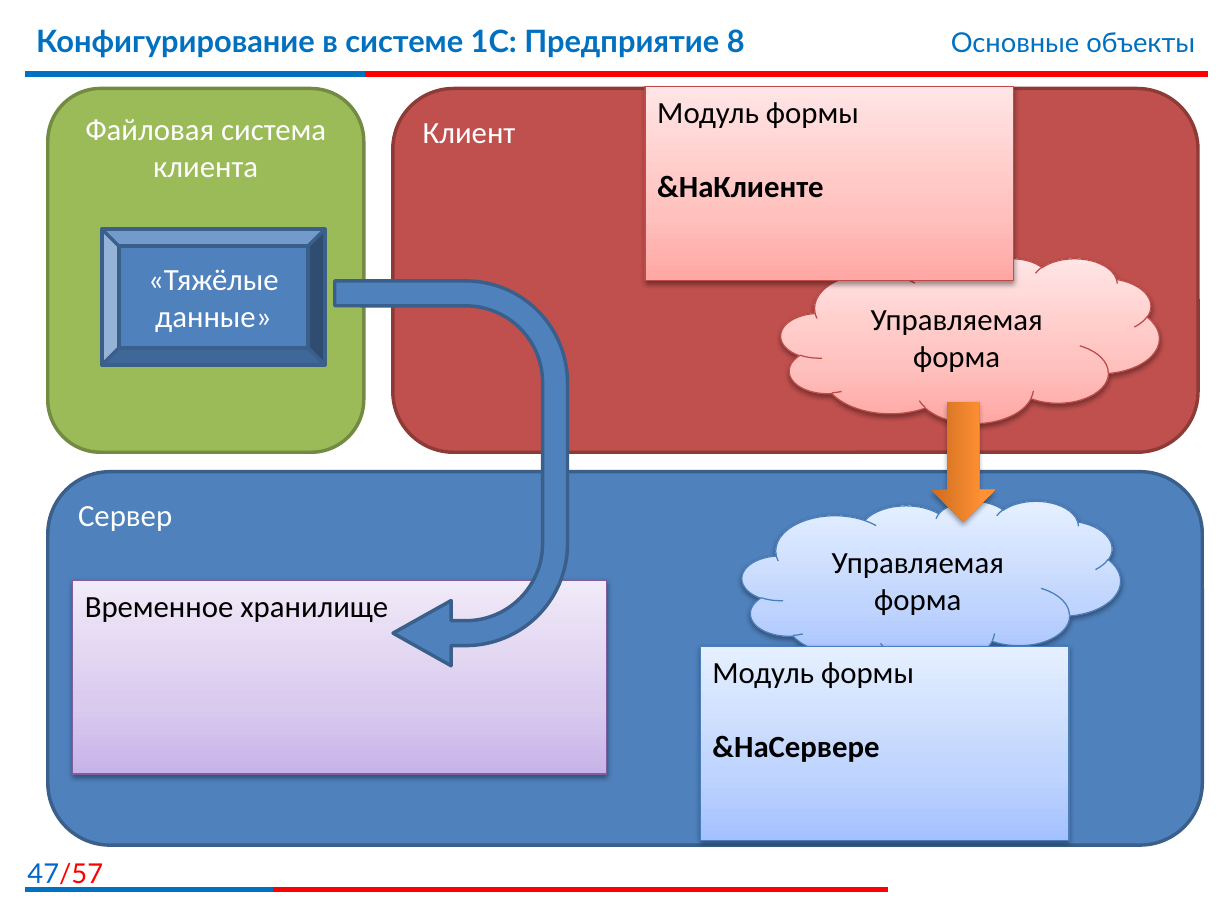
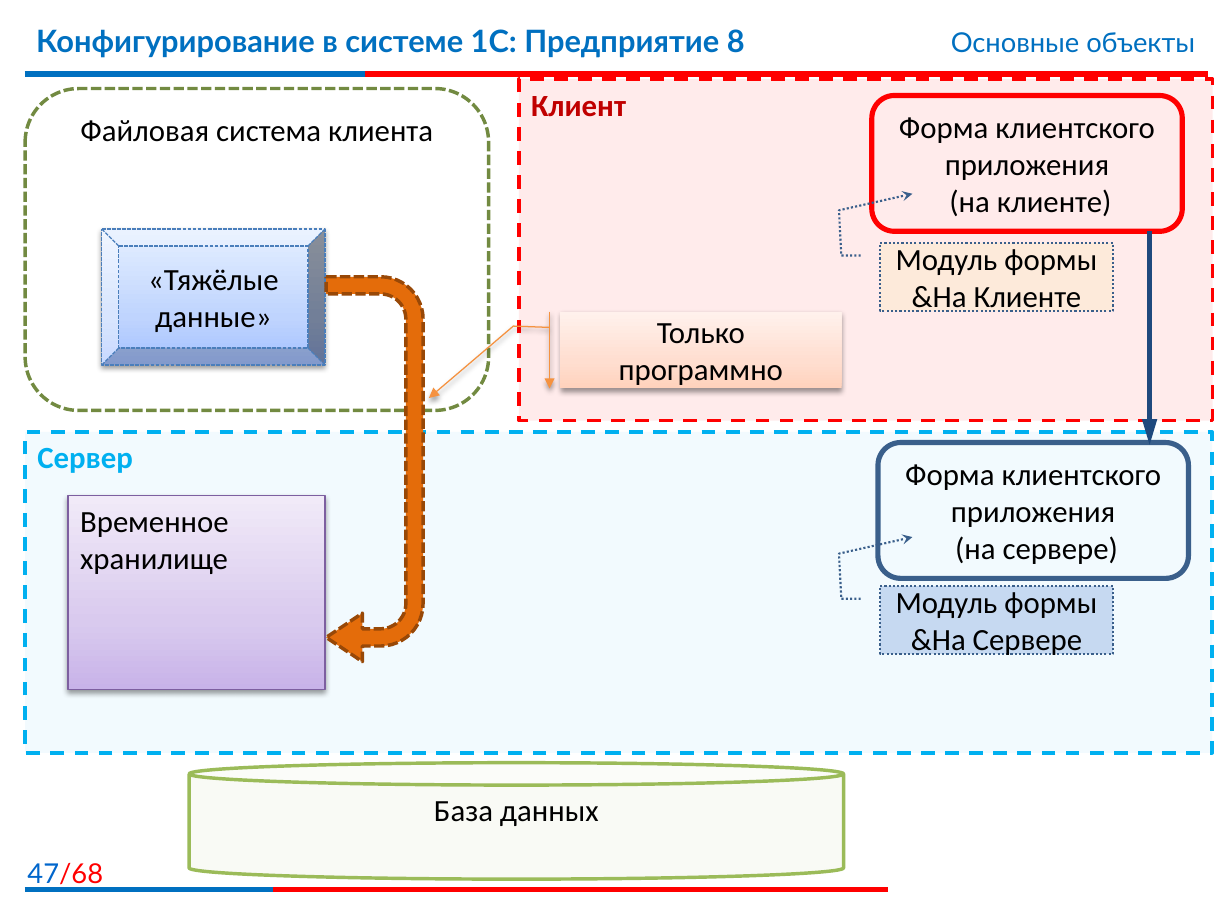
Before and after one commit to bestteacher-1c/documents_compl_kurs, a slide deck: slide 47 of Занятие_06/Иллюстрации6.pptx. Drawn at 1232x924 pixels with LibreOffice and Linux fonts; fonts in the diff are those of the drawing; background and template pictures are left out. Boxes give left, top, right and bottom in pixels: in the first picture for what was removed or moved away, otherwise in the second. Text is boxed around its words. In the diff, an @@ line names an element or a change of style, - is before the commit and + after.

```diff
--- a/Занятие_06/Иллюстрации6.pptx
+++ b/Занятие_06/Иллюстрации6.pptx
@@ rounded rectangle "Файловая система клиента" resized from (x1=48, y1=89, x2=363, y2=452) to (x1=25, y1=89, x2=488, y2=410) @@
@@ rounded rectangle "Файловая система клиента" at (x1=25, y1=89, x2=488, y2=410): text colour #FFFFFF to #000000; fill #9BBB59 to none; outline #738A42 2 pt to #738A42 2 pt dashed @@
@@ rectangle "Клиент" resized from (x1=393, y1=89, x2=1199, y2=452) to (x1=519, y1=79, x2=1212, y2=420) @@
@@ rectangle "Клиент" at (x1=519, y1=79, x2=1212, y2=420): text colour #FFFFFF to #C00000, bold on; rounded rectangle to rectangle; fill #C0504D to #FF0000 at 8% opacity; outline #8E3B39 2 pt to #FF0000 2 pt dashed @@
@@ rectangle removed at (x1=646, y1=87, x2=1014, y2=281) @@
-Модуль формы
-&НаКлиенте
@@ rounded rectangle added at (x1=872, y1=96, x2=1183, y2=232), outline #FF0000 3 pt, 18 pt, text #000000 @@
+Форма клиентского приложения
+(на клиенте)
@@ bevel "«Тяжёлые данные»" at (x1=102, y1=229, x2=325, y2=365): text colour #FFFFFF to #000000; fill #4F81BD to gradient #A4C4FF to #BFD4FF to #E6EEFF; outline #3A5F8C 2 pt to #4B7EBC 0.75 pt dashed; shadow on @@
@@ arrow added from (1149, 232) to (1149, 445), #1F497D 3 pt @@
@@ cloud removed at (x1=781, y1=259, x2=1159, y2=424) @@
-Управляемая форма
@@ border callout added at (x1=880, y1=243, x2=1112, y2=310), fill #FDEADA, outline #3A5F8C 1.25 pt dashed, 18 pt, text #000000 @@
+Модуль формы
+&На Клиенте
@@ uturn arrow resized from (x1=334, y1=282, x2=567, y2=666) to (x1=326, y1=278, x2=423, y2=662) @@
@@ uturn arrow at (x1=326, y1=278, x2=423, y2=662): fill #4F81BD to #E46C0A; outline #3A5F8C 2 pt to #984807 2 pt dashed; proportions changed @@
@@ accent callout added at (x1=561, y1=312, x2=841, y2=388), fill gradient #FFD2BD to #FFDED0 to #FFF2ED, outline #F69240 0.75 pt, 18 pt, text #000000 @@
+Только программно
@@ right arrow removed at (x1=931, y1=402, x2=995, y2=522) @@
@@ rectangle "Сервер" resized from (x1=48, y1=472, x2=1202, y2=845) to (x1=25, y1=431, x2=1212, y2=753) @@
@@ rectangle "Сервер" at (x1=25, y1=431, x2=1212, y2=753): text colour #FFFFFF to #00B0F0, bold on; rounded rectangle to rectangle; fill #4F81BD to #00B0F0 at 5% opacity; outline #3A5F8C 2 pt to #00B0F0 2 pt dashed @@
@@ rounded rectangle added at (x1=878, y1=442, x2=1189, y2=578), outline #3A5F8C 3 pt, 18 pt, text #000000 @@
+Форма клиентского приложения
+(на сервере)
@@ rectangle "Временное хранилище" resized from (x1=73, y1=580, x2=606, y2=774) to (x1=68, y1=495, x2=325, y2=689) @@
@@ cloud removed at (x1=742, y1=500, x2=1120, y2=665) @@
-Управляемая форма
@@ border callout added at (x1=880, y1=586, x2=1112, y2=654), fill #C6D9F1, outline #3A5F8C 1.25 pt dashed, 18 pt, text #000000 @@
+Модуль формы
+&На Сервере
@@ rectangle removed at (x1=700, y1=647, x2=1068, y2=840) @@
-Модуль формы
-&НаСервере
@@ cylinder added at (x1=190, y1=763, x2=844, y2=878), fill #D7E4BD at 15% opacity, outline #9BBB59 2 pt, 18 pt, text #000000 @@
+База данных
@@ page number at (x1=27, y1=863, x2=103, y2=889): text changed @@
-47/57
+47/68
```
Also in this commit, not shown: 13 other slides changed, 29 slides added, 26 slides removed, 12 other files.
